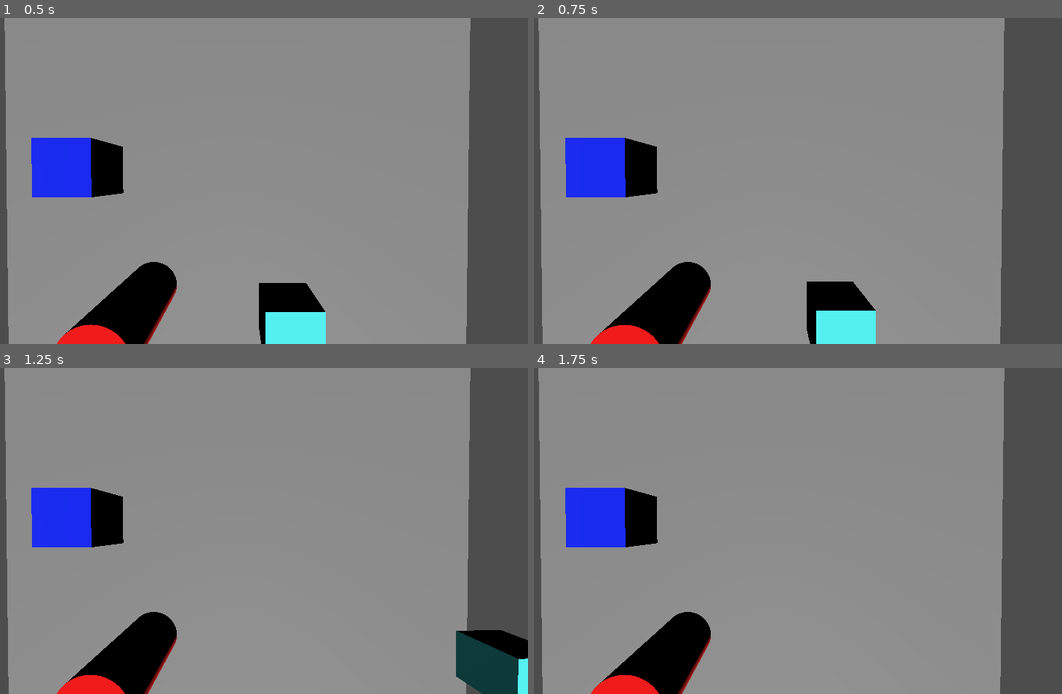
Above: before the commit, frames 1-4 (two rows, left to right).
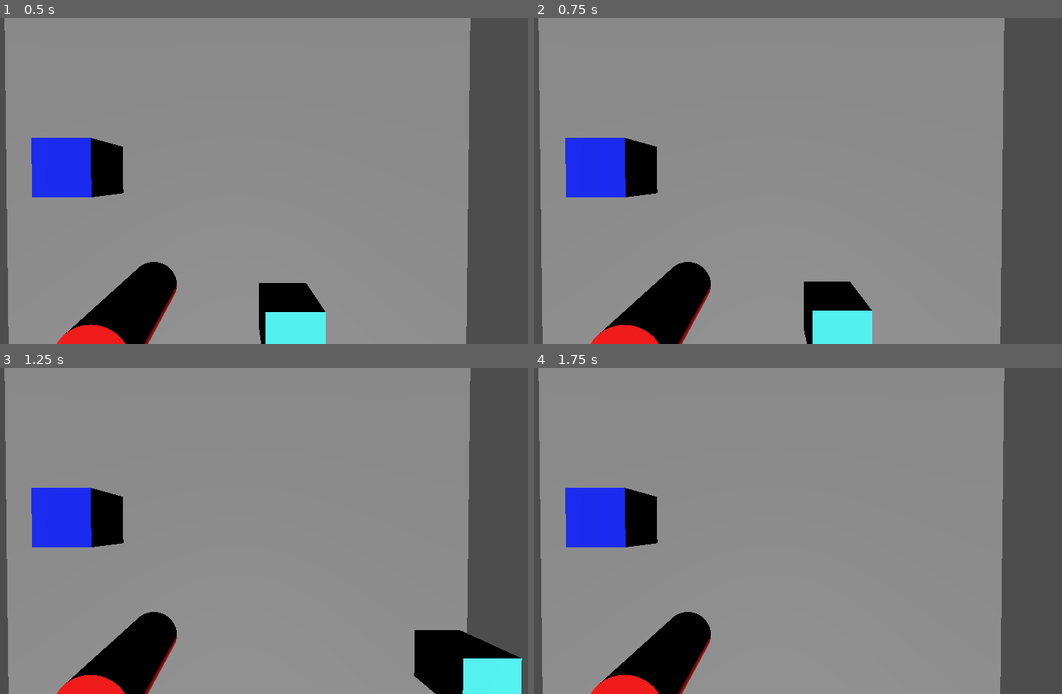
Above: after the commit, the same moments.

Repository: StudioXPEtudiant/25-26.FR.JEU.S5.god-sent
Game: Godot game, scene res://Area1.tscn
The game is run twice, just before and just after one commit, with the same random seed, the same clock (stepped at 60 frames per second) and the same inputs.
Inputs (mouse positions are in pixels of both pictures, inside the frame that each line leads up to):
- Up to frame 1 (0.5 s): no input
- Up to frame 2 (0.75 s): move the mouse to (898, 164) at 0.52 s; hold D (right) from 0.53 s (still down); click (898, 164) at 0.6 s
- Up to frame 3 (1.25 s): keep holding D (right)
- Up to frame 4 (1.75 s): move the mouse to (655, 547) at 1.27 s; release D (right) at 1.28 s; hold S (down) from 1.28 s (still down); click (655, 547) at 1.35 s

Frame 1 is identical in both runs. In frame 2, 0.3% of the frame differs, in the area x 51-65%, y 80-100%; in frame 3, 3.9%, in the area x 78-100%, y 80-100%; in frame 4, nothing differs.

Commit message:
Fixed movment

Diff:
--- a/Movement_script.gd
+++ b/Movement_script.gd
@@ -8,7 +8,7 @@
 
 # Called every frame. 'delta' is the elapsed time since the previous frame.
 func _process(delta):
-	var moveSpeed: float=19
+	var moveSpeed: float=15
 	var left ="left"
 	var right = "right"
 	var up = "move up"
@@ -27,7 +27,7 @@
 
 
 	if verticalAxe==0 and horizontalAxe==0 :
-		linear_velocity=linear_velocity*0.90
+		linear_velocity=linear_velocity*0.95
 
 
 
--- a/player.tscn
+++ b/player.tscn
@@ -20,6 +20,7 @@
 [sub_resource type="BoxShape3D" id="BoxShape3D_j3bsp"]
 
 [node name="Player" type="RigidBody3D"]
+mass = 38.6
 script = ExtResource("1_y8g3p")
 
 [node name="Area3D2" type="Area3D" parent="."]
